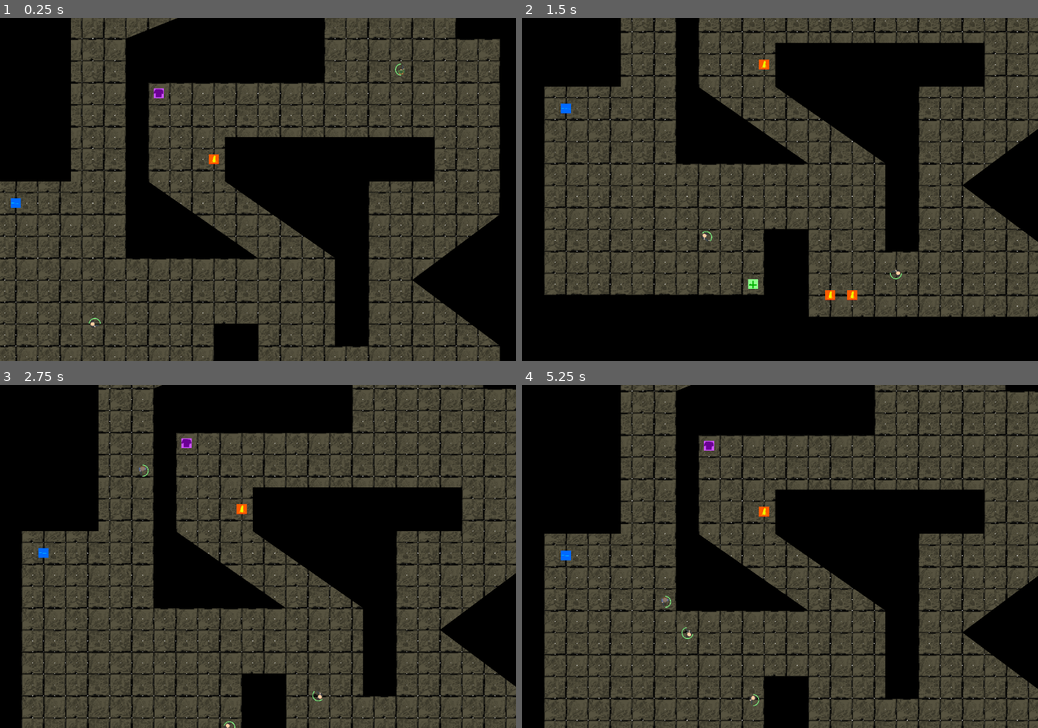
Above: before the commit, frames 1-4 (two rows, left to right).
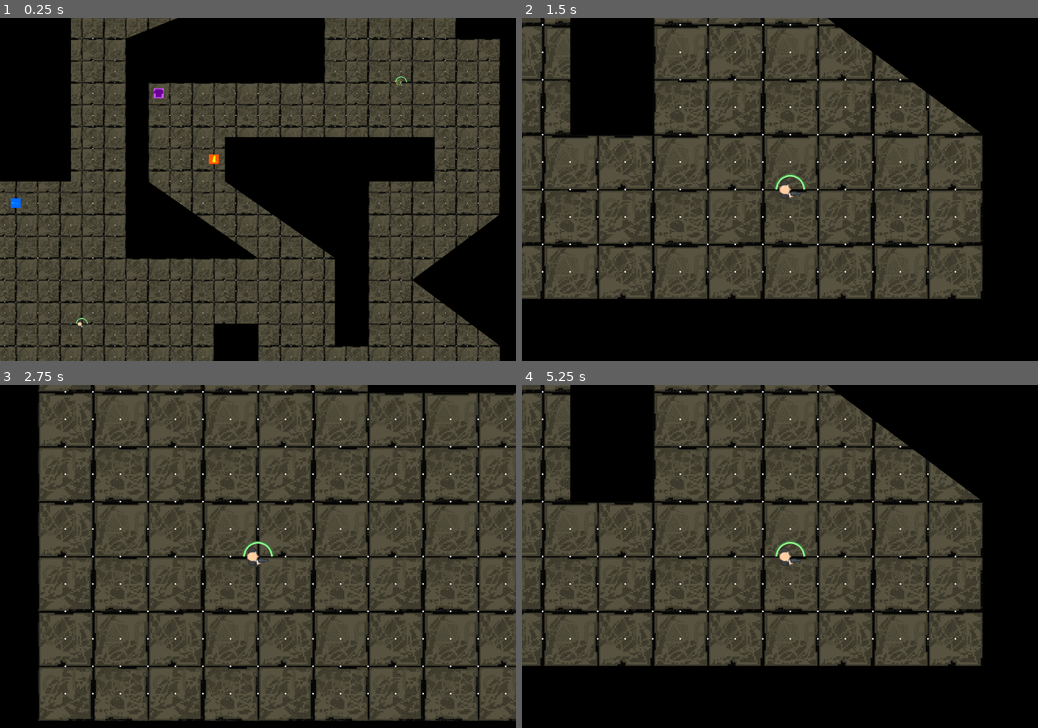
Above: after the commit, the same moments.

Repository: concernedsyndicate/AIP2
Game: Godot game, scene res://Scenes/MainScene.tscn
The game is run twice, just before and just after one commit, with the same random seed, the same clock (stepped at 60 frames per second) and the same inputs.
Inputs (mouse positions are in pixels of both pictures, inside the frame that each line leads up to):
- Up to frame 1 (0.25 s): no input
- Up to frame 2 (1.5 s): tap Enter at 0.5, 0.6, 1.35 s; move the mouse to (893, 172) at 0.52 s; hold Right (right) 0.53-1.28 s; click (893, 172) at 0.67 s; move the mouse to (676, 206) at 1.27 s; hold S (down) from 1.28 s (still down); click (676, 206) at 1.42 s
- Up to frame 3 (2.75 s): move the mouse to (309, 481) at 2.02 s; release S (down) at 2.03 s; hold Right (right) from 2.03 s (still down); tap Enter at 2.1 s; click (309, 481) at 2.17 s
- Up to frame 4 (5.25 s): move the mouse to (754, 625) at 2.77 s; release Right (right) at 2.78 s; hold Up (up) 2.78-3.53 s; tap Enter every 0.75 s from 2.85 to 5.1 s; click (754, 625) at 2.92 s; move the mouse to (934, 607) at 3.52 s; hold Left (left) 3.53-5.03 s; click (934, 607) at 3.67 s; move the mouse to (625, 505) at 4.27 s; click (625, 505) at 4.42 s; move the mouse to (805, 556) at 5.02 s; hold S (down) from 5.03 s (still down); click (805, 556) at 5.17 s

The runs differ from the first frame. In frame 1, 0.1% of the frame differs, in the area x 14-79%, y 13-91%; in frame 2, 43%; in frame 3, 47%; in frame 4, 60%, in the area x 0-100%, y 0-100%.
Error after the commit: Invalid get index 'Null' (on base: 'Dictionary'). (res://Scripts/Bot.gd:192)

Commit message:
THREAD POWER

Diff:
--- a/Nodes/Bot.tscn
+++ b/Nodes/Bot.tscn
@@ -7,20 +7,12 @@
 
 [sub_resource type="CircleShape2D" id=1]
 
-custom_solver_bias = 0.0
 radius = 30.0
 
 [node name="Bot" type="Area2D" groups=[
 "monsters",
 ]]
-input_pickable = true
-gravity_vec = Vector2( 0, 1 )
-gravity = 98.0
-linear_damp = 0.1
-angular_damp = 1.0
 collision_layer = 2
-audio_bus_override = false
-audio_bus_name = "Master"
 script = ExtResource( 1 )
 
 [node name="Sprite" type="Sprite" parent="."]
@@ -47,29 +39,9 @@
 margin_bottom = 36.0
 rect_rotation = 90.0
 rect_pivot_offset = Vector2( 36, 36 )
-rect_clip_content = false
-mouse_filter = 1
-mouse_default_cursor_shape = 0
-size_flags_horizontal = 1
-size_flags_vertical = 1
-min_value = 0.0
 max_value = 200.0
-step = 1.0
-page = 0.0
 value = 50.0
-exp_edit = false
-rounded = false
-allow_greater = false
-allow_lesser = false
-texture_under = null
-texture_over = null
 texture_progress = ExtResource( 4 )
-tint_under = Color( 1, 1, 1, 1 )
-tint_over = Color( 1, 1, 1, 1 )
-tint_progress = Color( 1, 1, 1, 1 )
-radial_fill_degrees = 360.0
-radial_center_offset = Vector2( 0, 0 )
-nine_patch_stretch = false
 
 [node name="Armor" type="TextureProgress" parent="."]
 modulate = Color( 0.815686, 0.329412, 1, 1 )
@@ -83,26 +55,6 @@
 margin_bottom = 36.0
 rect_rotation = -90.0
 rect_pivot_offset = Vector2( 36, 36 )
-rect_clip_content = false
-mouse_filter = 1
-mouse_default_cursor_shape = 0
-size_flags_horizontal = 1
-size_flags_vertical = 1
-min_value = 0.0
 max_value = 200.0
-step = 1.0
-page = 0.0
 value = 50.0
-exp_edit = false
-rounded = false
-allow_greater = false
-allow_lesser = false
-texture_under = null
-texture_over = null
 texture_progress = ExtResource( 4 )
-tint_under = Color( 1, 1, 1, 1 )
-tint_over = Color( 1, 1, 1, 1 )
-tint_progress = Color( 1, 1, 1, 1 )
-radial_fill_degrees = 360.0
-radial_center_offset = Vector2( 0, 0 )
-nine_patch_stretch = false
--- a/Scripts/Bot.gd
+++ b/Scripts/Bot.gd
@@ -38,7 +38,9 @@
 				var healths = get_tree().get_nodes_in_group("health")
 				target = closest_v(healths[randi() % healths.size()].position)
 				print(self.name, " going to ", target)
-				dijxtra(target)
+
+				var th = Thread.new()
+				th.start(self, "dijxtra", target)
 		RESTOCK:
 			if !target:
 				var ammos = get_tree().get_nodes_in_group("ammo")
--- a/Scripts/Character.gd
+++ b/Scripts/Character.gd
@@ -24,11 +24,11 @@
 	$"../Sprite".frame = skin*2 + int(weapon)
 
 func set_health(ile):
-	health = ile
+	health = clamp(ile, 0, 100)
 	$"../Health".value = health
 
 func set_armor(ile):
-	armor = ile
+	armor = clamp(ile, 0, 100)
 	$"../Armor".value = armor
 
 func damage(amount):
--- a/Scripts/Game.gd
+++ b/Scripts/Game.gd
@@ -46,8 +46,10 @@
 
 func _process(delta):
 	if bot_id > 0:
-		camera.position = bots.get_child(bot_id).position
+		camera.zoom = Vector2(1, 1)
+		camera.position = bots.get_child(bot_id-1).position
 	else:
+		camera.zoom = Vector2(2.5, 2.5)
 		var average = Vector2()
 		for bot in bots.get_children():
 			average += bot.position
@@ -56,7 +58,7 @@
 
 func _input(event):
 	if event is InputEventKey and event.pressed and event.scancode == KEY_ENTER:
-		bot_id = (bot_id + 1) % bots.get_child_count()
+		bot_id = (bot_id + 1) % (bots.get_child_count()+1)
 
 func _draw():
 	for point in navigation:
